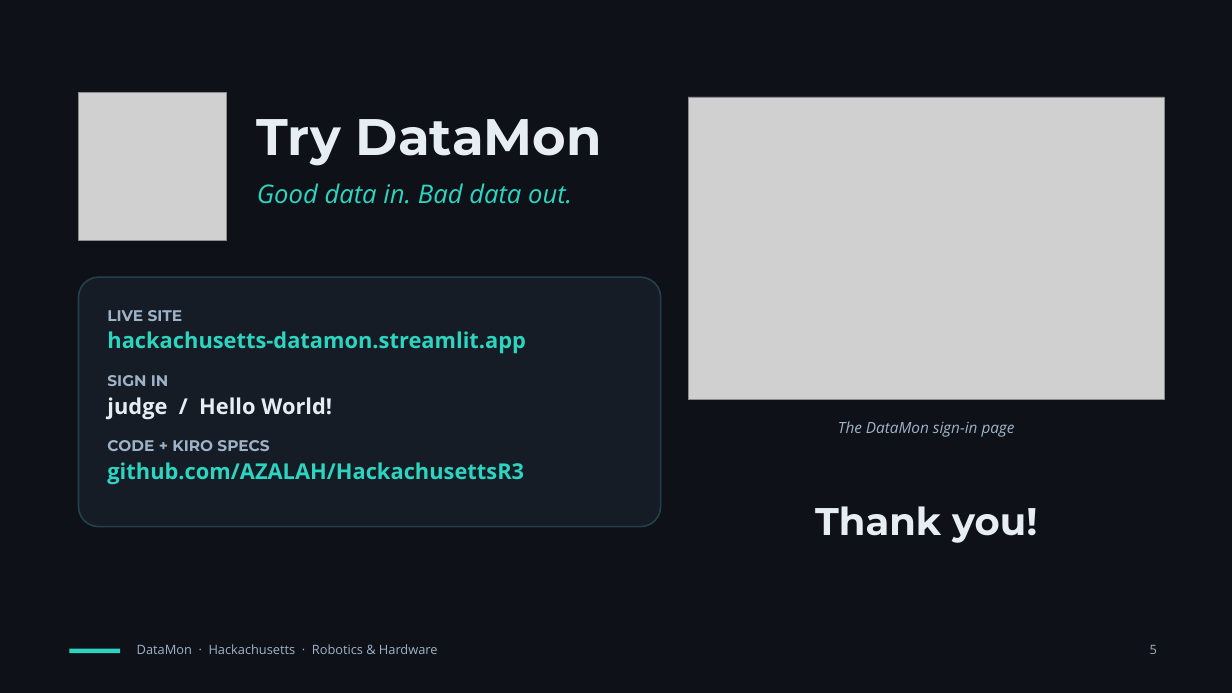
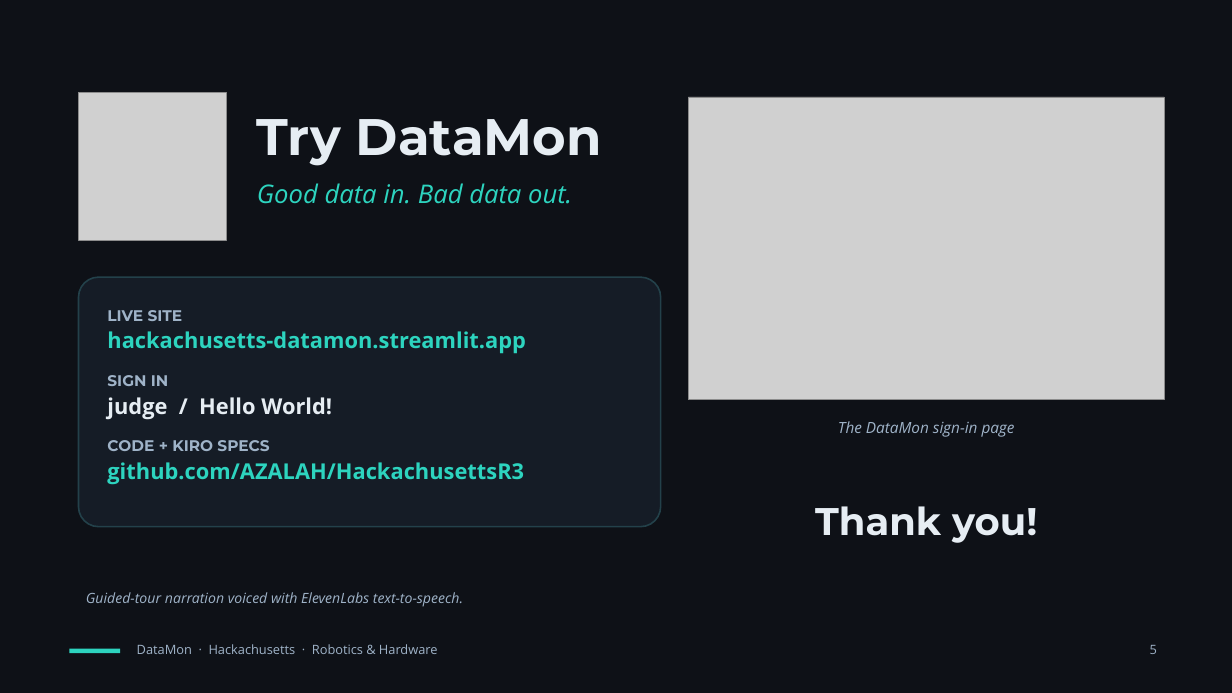
Before and after one commit to AZALAH/HackachusettsR3, a slide deck: slide 5 of presentation/DataMon.pptx. Drawn at 1232x693 pixels with LibreOffice and Linux fonts; fonts in the diff are those of the drawing; grey boxes stand for pictures. Boxes give left, top, right and bottom in pixels: in the first picture for what was removed or moved away, otherwise in the second. Text is boxed around its words. In the diff, an @@ line names an element or a change of style, - is before the commit and + after.

```diff
--- a/presentation/DataMon.pptx
+++ b/presentation/DataMon.pptx
@@ text added at (86,592,463,607), 11 pt, text #9FB3C8, italic @@
+Guided-tour narration voiced with ElevenLabs text-to-speech.
```
Also in this commit, not shown: 1 other slide changed, 5 other files.
